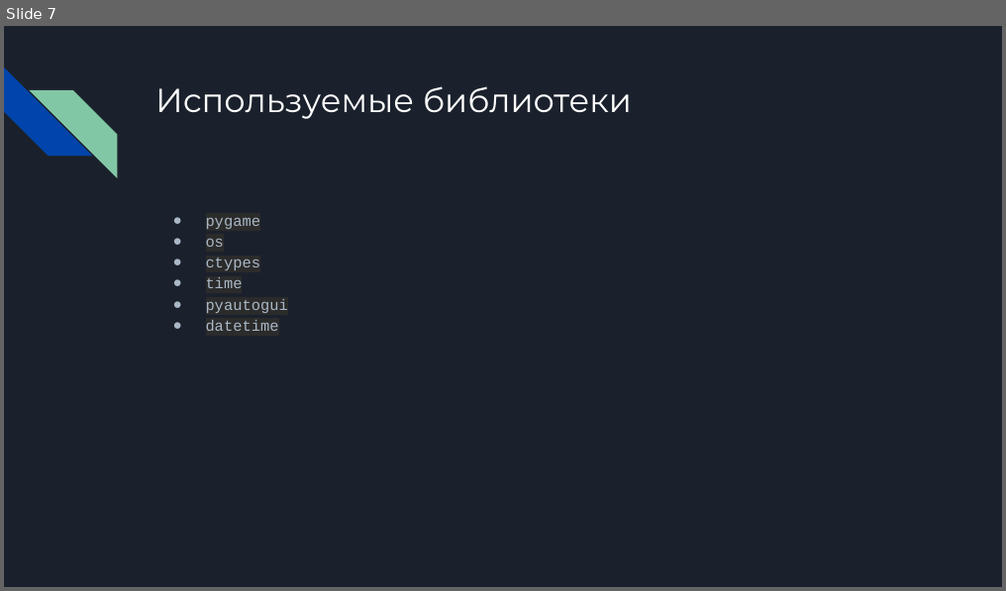
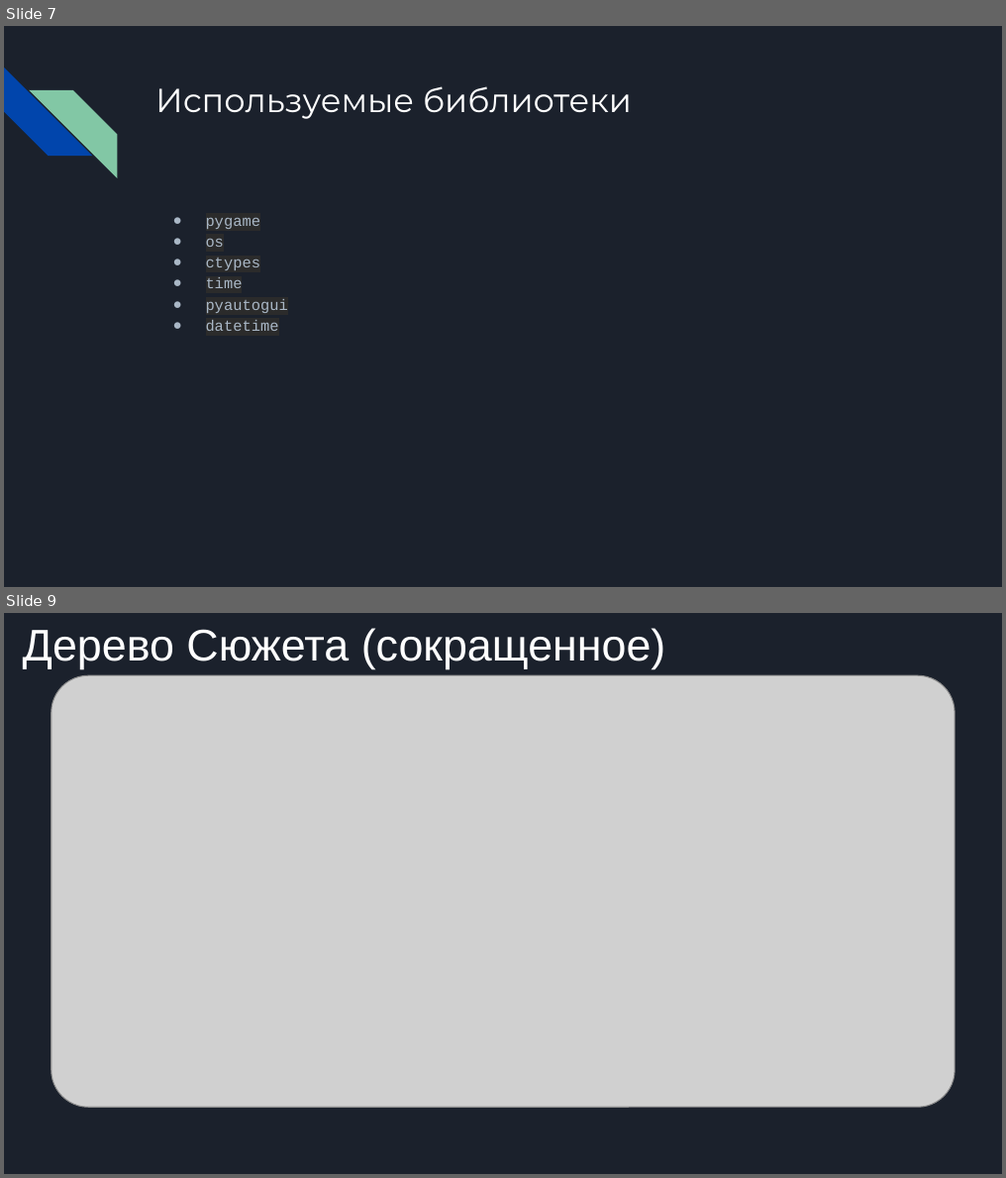
Before and after one commit to Dmitry26092003/visual_novel, a slide deck: Презентация без названия.pptx. Shown one above the other, each under a label of ours: slide 7 before the commit, slides 7 and 9 after it; the slides between them are not shown. The pictures are 1006x591 and 1006x1178 pixels, drawn with LibreOffice and Linux fonts; fonts in the diff are those of the drawing; grey boxes stand for pictures. Boxes give left, top, right and bottom in pixels: in the first picture for what was removed or moved away, otherwise in the second. Text is boxed around its words. In the diff, an @@ line names an element or a change of style, - is before the commit and + after.

```diff
--- a/Презентация без названия.pptx
+++ b/Презентация без названия.pptx
@@ slide 9 added at [4, 613, 1002, 1174], background #1B212C @@
@@ text added at [23, 628, 666, 669], 32 pt, text #FFFFFF @@
+Дерево Сюжета (сокращенное)
@@ picture added at [51, 676, 954, 1108] @@
```
Also in this commit, not shown: 1 slide changed, 22 other files.
